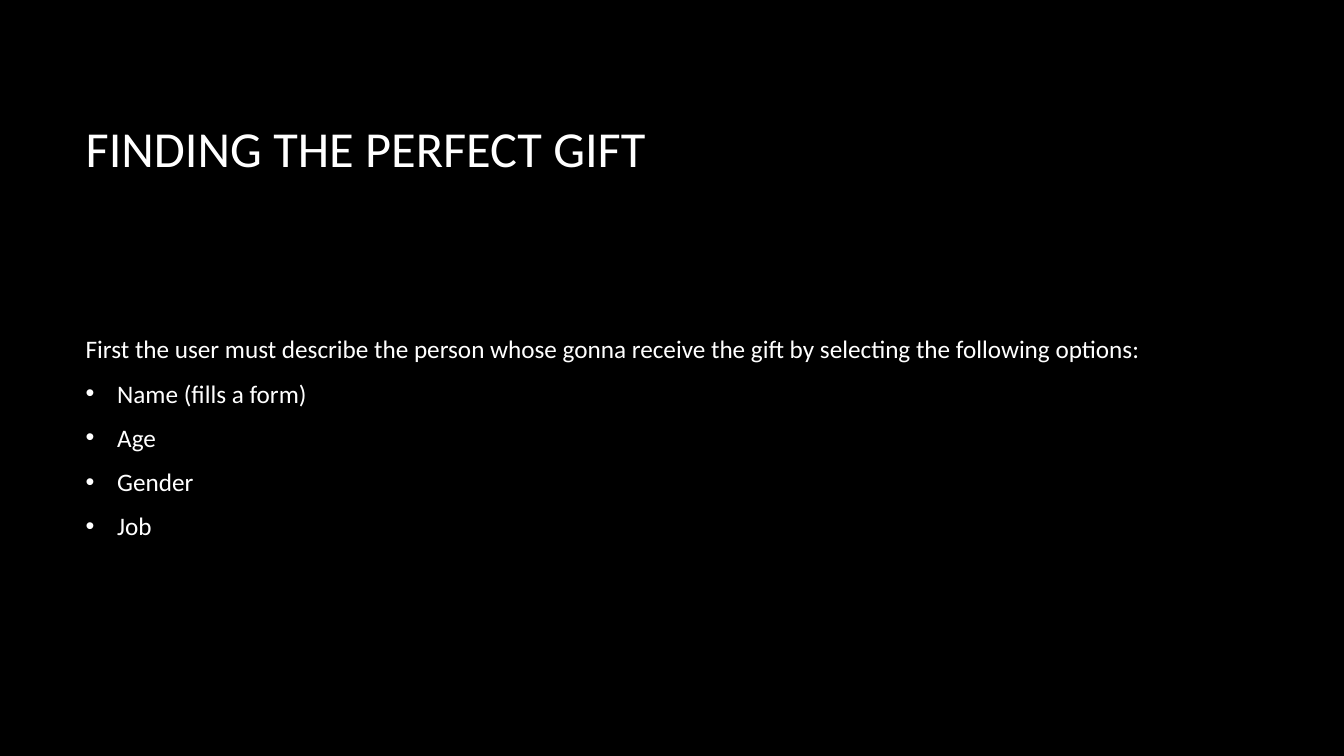
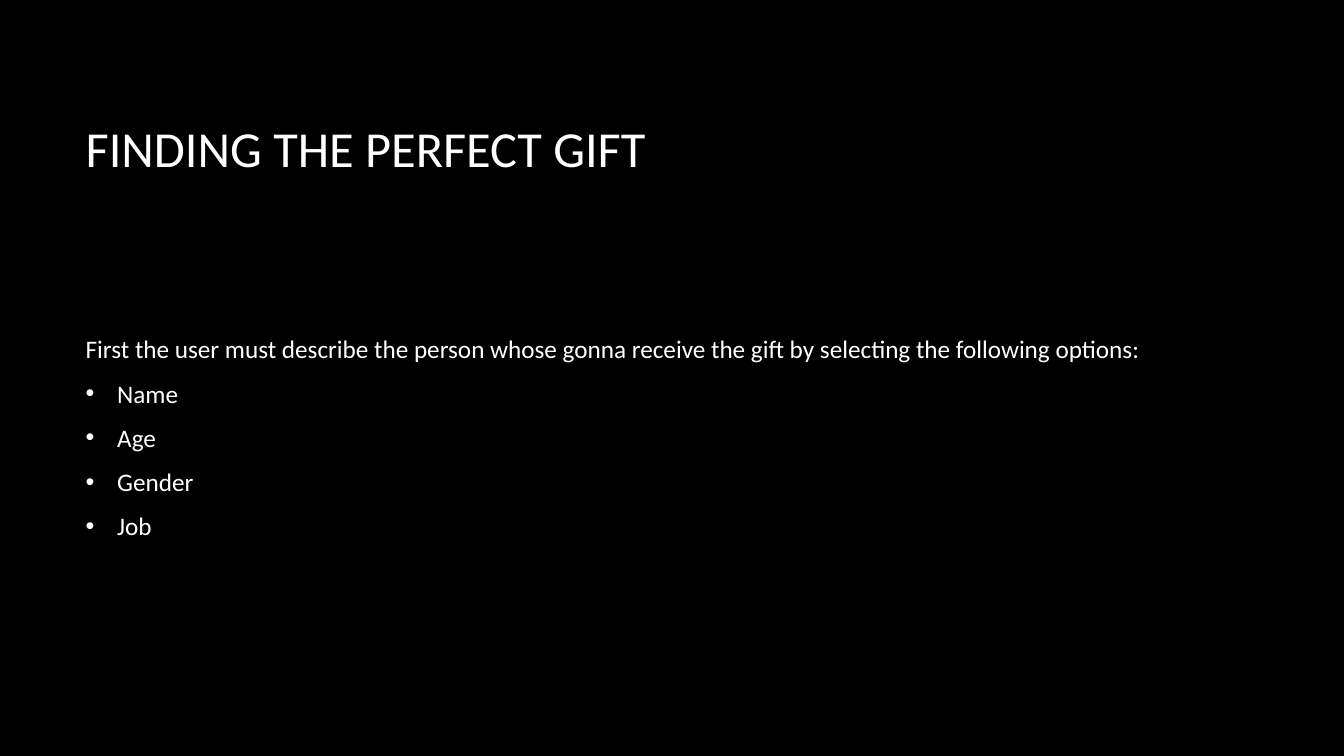
Before and after one commit to lmaia-22/gift_finder, a slide deck: slide 6 of DOCS/gift-finder.pptx. Drawn at 1344x756 pixels with LibreOffice and Linux fonts; fonts in the diff are those of the drawing; background and template pictures are left out. Boxes give left, top, right and bottom in pixels: in the first picture for what was removed or moved away, otherwise in the second. Text is boxed around its words. In the diff, an @@ line names an element or a change of style, - is before the commit and + after.

```diff
--- a/DOCS/gift-finder.pptx
+++ b/DOCS/gift-finder.pptx
@@ text at bbox=[117, 386, 178, 403]: text changed @@
-• Name (fills a form)
+• Name
```
Also in this commit, not shown: 10 other slides changed, 3 slides added, 1 slide removed, 1 other file.
